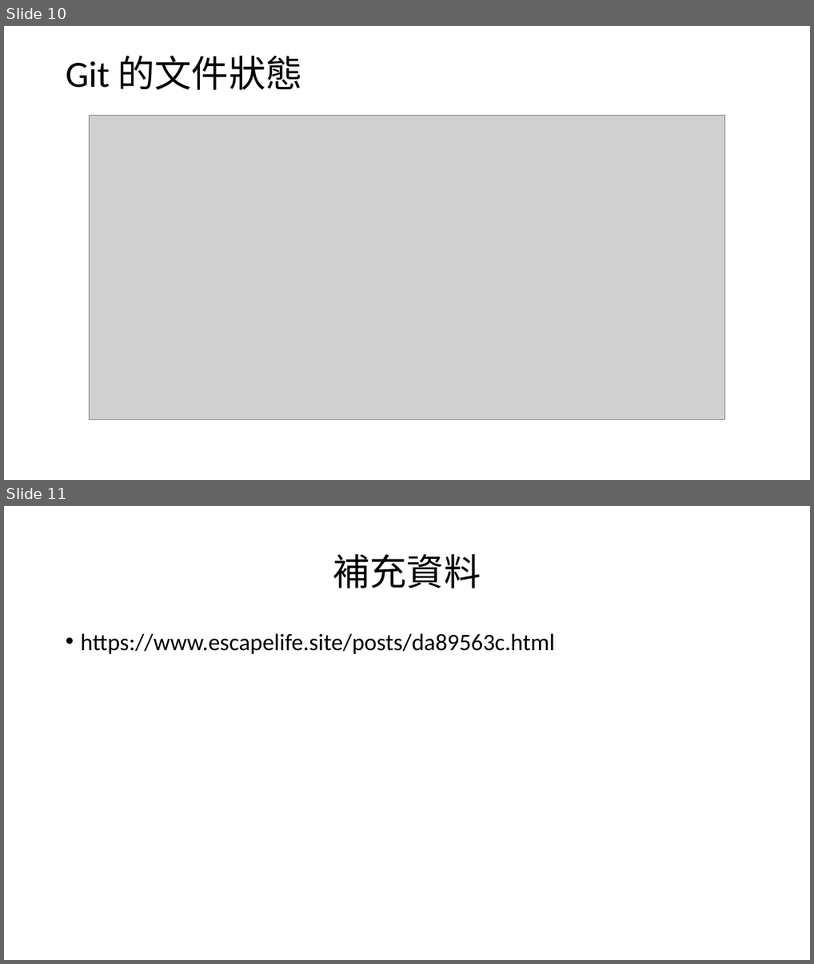
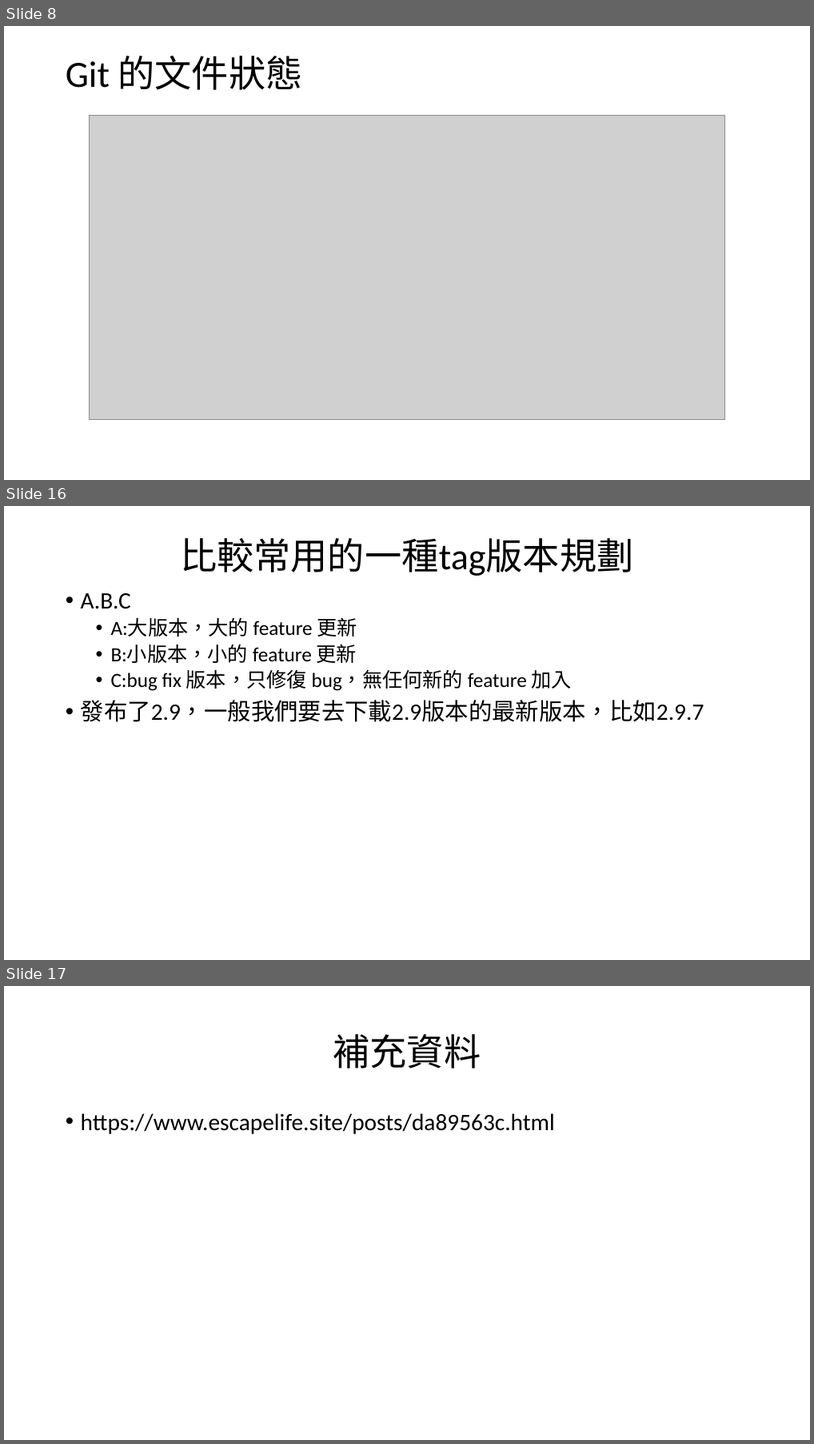
Before and after one commit to PaulHuang1/Git-CI-CD, a slide deck: Git_GitHub_GitLab 完全教程.pptx. Shown one above the other, each under a label of ours: slides 10 and 11 before the commit, slides 8, 16 and 17 after it; the slides between them are not shown. The pictures are 814x964 and 814x1444 pixels, drawn with LibreOffice and Linux fonts; fonts in the diff are those of the drawing; grey boxes stand for pictures. Boxes give left, top, right and bottom in pixels: in the first picture for what was removed or moved away, otherwise in the second. Text is boxed around its words. In the diff, an @@ line names an element or a change of style, - is before the commit and + after.

```diff
--- a/Git_GitHub_GitLab 完全教程.pptx
+++ b/Git_GitHub_GitLab 完全教程.pptx
@@ slide 16 added at [4,506,810,960], background #FFFFFF @@
@@ title added at [180,538,634,576], 44 pt, text #000000 @@
+比較常用的一種tag版本規劃
@@ text added at [81,593,705,722], 24 pt, text #000000 @@
+• A.B.C
+  • A:大版本，大的 feature 更新
+  • B:小版本，小的 feature 更新
+  • C:bug fix 版本，只修復 bug，無任何新的 feature 加入
+• 發布了2.9，一般我們要去下載2.9版本的最新版本，比如2.9.7
@@ what was slide 10 is now slide 8 @@
@@ what was slide 11 is now slide 17 @@
```
Also in this commit, not shown: 7 other slides added, 2 slides removed.
